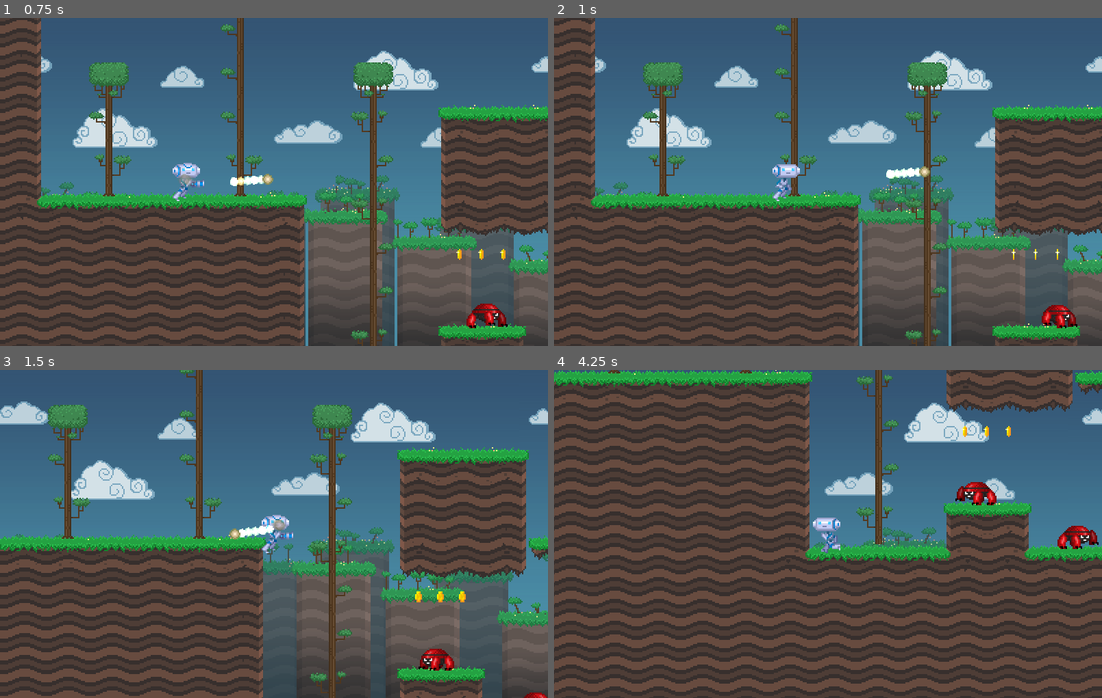
Above: before the commit, frames 1-4 (two rows, left to right).
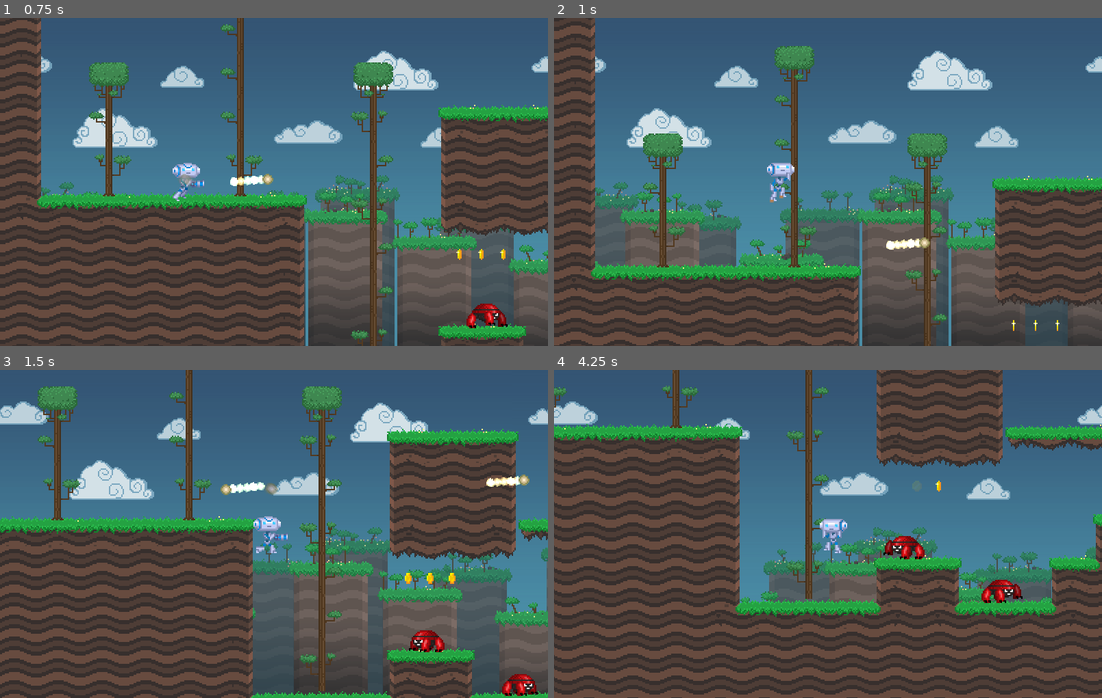
Above: after the commit, the same moments.

Repository: J24556/Red-Rise
Game: Godot game, scene res://Stage.tscn
Two runs of this game, one before a commit and one after it. Both use one fixed random seed, a clock stepped at 60 frames per second and the inputs below.
Inputs (mouse positions are in pixels of both pictures, inside the frame that each line leads up to):
- Up to frame 1 (0.75 s): move the mouse to (394, 165) at 0.52 s; press the mouse at (394, 165) at 0.53 s; hold D (move_right) from 0.53 s (still down)
- Up to frame 2 (1 s): keep holding D (move_right); tap Space (jump, bound only after the commit) at 0.77 s
- Up to frame 3 (1.5 s): move the mouse to (164, 550) at 1.27 s; release D (move_right) at 1.28 s; release the mouse at (164, 550) at 1.28 s; hold A (move_left) from 1.28 s (still down); click (164, 550) at 1.35 s
- Up to frame 4 (4.25 s): tap Space (jump, bound only after the commit) at 1.52, 3.02, 3.77 s; move the mouse to (882, 461) at 2.02 s; release A (move_left) at 2.03 s; press the mouse at (882, 461) at 2.03 s; hold D (move_right) 2.03-3.53 s; move the mouse to (800, 599) at 2.77 s; release the mouse at (800, 599) at 2.78 s; click (800, 599) at 2.85 s; move the mouse to (992, 583) at 3.52 s; press the mouse at (992, 583) at 3.53 s; hold A (move_left) from 3.53 s (still down)

Frame 1 is identical in both runs. In frame 2, 37% of the frame differs, in the area x 0-100%, y 0-100%; in frame 3, 32%; in frame 4, 67%.

Commit message:
fixed layers and removed extraneous control schemes

Diff:
--- a/Stage.tscn
+++ b/Stage.tscn
@@ -50,6 +50,7 @@
 tile_set = ExtResource( 1 )
 cell_size = Vector2( 32, 32 )
 cell_quadrant_size = 4
+collision_mask = 0
 format = 1
 tile_data = PoolIntArray( 0, 2, 0, 70, 536870914, 0, 71, 10, 0, 72, 10, 0, 73, 10, 0, 74, 10, 0, 75, 10, 0, 76, 10, 0,  …(16171 unchanged characters)…
 __meta__ = {
@@ -268,7 +269,9 @@
 size_flags_vertical = 0
 text = "This is a simple demo on how to make a platformer game with Godot.\"This version uses physics and the 2D physic …(291 unchanged characters)…
 autowrap = true
+__meta__ = {
+"_edit_use_anchors_": false
+}
 
 [node name="AudioStreamPlayer" type="AudioStreamPlayer" parent="."]
 stream = ExtResource( 9 )
-autoplay = true
--- a/coin/Coin.tscn
+++ b/coin/Coin.tscn
@@ -113,6 +113,8 @@
 scale_curve = SubResource( 6 )
 
 [node name="Coin" type="Area2D"]
+collision_layer = 128
+collision_mask = 0
 script = ExtResource( 1 )
 
 [node name="Sprite" type="Sprite" parent="."]
--- a/enemy/Enemy.tscn
+++ b/enemy/Enemy.tscn
@@ -124,6 +124,8 @@
 color_ramp = SubResource( 7 )
 
 [node name="Enemy" type="RigidBody2D"]
+collision_layer = 16
+collision_mask = 37
 mode = 2
 physics_material_override = SubResource( 1 )
 contacts_reported = 4
--- a/enemy/enemy.gd
+++ b/enemy/enemy.gd
@@ -13,7 +13,7 @@
 var direction = -1
 var anim = ""
 
-var Bullet = preload("res://player/bullet.gd")
+var Bullet = preload("res://player/player_bullet.gd")
 
 onready var rc_left = $RaycastLeft
 onready var rc_right = $RaycastRight
--- a/platform/MovingPlatform.tscn
+++ b/platform/MovingPlatform.tscn
@@ -7,6 +7,7 @@
 script = ExtResource( 1 )
 
 [node name="Platform" type="RigidBody2D" parent="."]
+collision_mask = 0
 mode = 3
 
 [node name="Sprite" type="Sprite" parent="Platform"]
--- a/platform/OneWayPlatform.tscn
+++ b/platform/OneWayPlatform.tscn
@@ -6,6 +6,7 @@
 extents = Vector2( 50, 5 )
 
 [node name="OneWayPlatform" type="StaticBody2D"]
+collision_mask = 0
 
 [node name="Sprite" type="Sprite" parent="."]
 texture = ExtResource( 1 )
--- a/player/Player.tscn
+++ b/player/Player.tscn
@@ -202,8 +202,8 @@
 length = 18.0
 
 [node name="Player" type="RigidBody2D"]
-collision_layer = 2
-collision_mask = 5
+collision_layer = 4
+collision_mask = 969
 mode = 2
 mass = 1.5
 physics_material_override = SubResource( 1 )
--- a/player/Bullet.tscn
+++ b/player/PlayerBullet.tscn
@@ -1,6 +1,6 @@
 [gd_scene load_steps=7 format=2]
 
-[ext_resource path="res://player/bullet.gd" type="Script" id=1]
+[ext_resource path="res://player/player_bullet.gd" type="Script" id=1]
 [ext_resource path="res://player/bullet.png" type="Texture" id=2]
 
 [sub_resource type="CanvasItemMaterial" id=1]
@@ -60,9 +60,9 @@
 "values": [ Color( 1, 1, 1, 1 ), Color( 1, 1, 1, 0 ) ]
 }
 
-[node name="Bullet" type="Area2D"]
-collision_layer = 8
-collision_mask = 5
+[node name="PlayerBullet" type="Area2D"]
+collision_layer = 32
+collision_mask = 0
 script = ExtResource( 1 )
 
 [node name="Particles2D" type="Particles2D" parent="."]
--- a/player/player.gd
+++ b/player/player.gd
@@ -44,7 +44,7 @@
 var airborne_time = 1e20
 var shoot_time = 1e20
 
-var Bullet = preload("res://player/Bullet.tscn")
+var Bullet = preload("res://player/PlayerBullet.tscn")
 var Enemy = preload("res://enemy/Enemy.tscn")
 
 onready var sound_jump = $SoundJump
--- a/project.godot
+++ b/project.godot
@@ -12,7 +12,7 @@
 "base": "Area2D",
 "class": "Bullet",
 "language": "GDScript",
-"path": "res://player/bullet.gd"
+"path": "res://player/player_bullet.gd"
 }, {
 "base": "Area2D",
 "class": "Coin",
@@ -101,44 +101,64 @@
 
 [input]
 
+ui_right={
+"deadzone": 0.5,
+"events": [ Object(InputEventKey,"resource_local_to_scene":false,"resource_name":"","device":0,"alt":false,"shift":false,"control":false,"meta":false,"command":false,"pressed":false,"scancode":16777233,"unicode":0,"echo":false,"script":null)
+ ]
+}
+ui_up={
+"deadzone": 0.5,
+"events": [ Object(InputEventKey,"resource_local_to_scene":false,"resource_name":"","device":0,"alt":false,"shift":false,"control":false,"meta":false,"command":false,"pressed":false,"scancode":16777232,"unicode":0,"echo":false,"script":null)
+ ]
+}
+ui_down={
+"deadzone": 0.5,
+"events": [ Object(InputEventKey,"resource_local_to_scene":false,"resource_name":"","device":0,"alt":false,"shift":false,"control":false,"meta":false,"command":false,"pressed":false,"scancode":16777234,"unicode":0,"echo":false,"script":null)
+ ]
+}
 jump={
 "deadzone": 0.5,
-"events": [ Object(InputEventKey,"resource_local_to_scene":false,"resource_name":"","device":0,"alt":false,"shift":false,"control":false,"meta":false,"command":false,"pressed":false,"scancode":16777232,"unicode":0,"echo":false,"script":null)
-, Object(InputEventJoypadButton,"resource_local_to_scene":false,"resource_name":"","device":0,"button_index":0,"pressure":0.0,"pressed":false,"script":null)
-, Object(InputEventKey,"resource_local_to_scene":false,"resource_name":"","device":0,"alt":false,"shift":false,"control":false,"meta":false,"command":false,"pressed":false,"scancode":87,"unicode":0,"echo":false,"script":null)
+"events": [ Object(InputEventKey,"resource_local_to_scene":false,"resource_name":"","device":0,"alt":false,"shift":false,"control":false,"meta":false,"command":false,"pressed":false,"scancode":32,"unicode":0,"echo":false,"script":null)
  ]
 }
 move_left={
 "deadzone": 0.5,
-"events": [ Object(InputEventKey,"resource_local_to_scene":false,"resource_name":"","device":0,"alt":false,"shift":false,"control":false,"meta":false,"command":false,"pressed":false,"scancode":16777231,"unicode":0,"echo":false,"script":null)
-, Object(InputEventJoypadButton,"resource_local_to_scene":false,"resource_name":"","device":0,"button_index":14,"pressure":0.0,"pressed":false,"script":null)
-, Object(InputEventKey,"resource_local_to_scene":false,"resource_name":"","device":0,"alt":false,"shift":false,"control":false,"meta":false,"command":false,"pressed":false,"scancode":65,"unicode":0,"echo":false,"script":null)
-, Object(InputEventJoypadMotion,"resource_local_to_scene":false,"resource_name":"","device":0,"axis":0,"axis_value":-1.0,"script":null)
+"events": [ Object(InputEventKey,"resource_local_to_scene":false,"resource_name":"","device":0,"alt":false,"shift":false,"control":false,"meta":false,"command":false,"pressed":false,"scancode":65,"unicode":0,"echo":false,"script":null)
  ]
 }
 move_right={
 "deadzone": 0.5,
-"events": [ Object(InputEventKey,"resource_local_to_scene":false,"resource_name":"","device":0,"alt":false,"shift":false,"control":false,"meta":false,"command":false,"pressed":false,"scancode":16777233,"unicode":0,"echo":false,"script":null)
-, Object(InputEventJoypadButton,"resource_local_to_scene":false,"resource_name":"","device":0,"button_index":15,"pressure":0.0,"pressed":false,"script":null)
-, Object(InputEventKey,"resource_local_to_scene":false,"resource_name":"","device":0,"alt":false,"shift":false,"control":false,"meta":false,"command":false,"pressed":false,"scancode":68,"unicode":0,"echo":false,"script":null)
-, Object(InputEventJoypadMotion,"resource_local_to_scene":false,"resource_name":"","device":0,"axis":0,"axis_value":1.0,"script":null)
+"events": [ Object(InputEventKey,"resource_local_to_scene":false,"resource_name":"","device":0,"alt":false,"shift":false,"control":false,"meta":false,"command":false,"pressed":false,"scancode":68,"unicode":0,"echo":false,"script":null)
  ]
 }
 shoot={
 "deadzone": 0.5,
-"events": [ Object(InputEventKey,"resource_local_to_scene":false,"resource_name":"","device":0,"alt":false,"shift":false,"control":false,"meta":false,"command":false,"pressed":false,"scancode":32,"unicode":0,"echo":false,"script":null)
-, Object(InputEventJoypadButton,"resource_local_to_scene":false,"resource_name":"","device":0,"button_index":2,"pressure":0.0,"pressed":false,"script":null)
-, Object(InputEventKey,"resource_local_to_scene":false,"resource_name":"","device":0,"alt":false,"shift":false,"control":false,"meta":false,"command":false,"pressed":false,"scancode":90,"unicode":0,"echo":false,"script":null)
-, Object(InputEventJoypadButton,"resource_local_to_scene":false,"resource_name":"","device":0,"button_index":7,"pressure":0.0,"pressed":false,"script":null)
-, Object(InputEventMouseButton,"resource_local_to_scene":false,"resource_name":"","device":0,"alt":false,"shift":false,"control":false,"meta":false,"command":false,"button_mask":0,"position":Vector2( 0, 0 ),"global_position":Vector2( 0, 0 ),"factor":1.0,"button_index":1,"pressed":false,"doubleclick":false,"script":null)
+"events": [ Object(InputEventMouseButton,"resource_local_to_scene":false,"resource_name":"","device":0,"alt":false,"shift":false,"control":false,"meta":false,"command":false,"button_mask":0,"position":Vector2( 0, 0 ),"global_position":Vector2( 0, 0 ),"factor":1.0,"button_index":1,"pressed":false,"doubleclick":false,"script":null)
  ]
 }
 spawn={
 "deadzone": 0.5,
 "events": [ Object(InputEventKey,"resource_local_to_scene":false,"resource_name":"","device":0,"alt":false,"shift":false,"control":false,"meta":false,"command":false,"pressed":false,"scancode":16777244,"unicode":0,"echo":false,"script":null)
-, Object(InputEventJoypadButton,"resource_local_to_scene":false,"resource_name":"","device":0,"button_index":11,"pressure":0.0,"pressed":false,"script":null)
  ]
 }
+dash={
+"deadzone": 0.5,
+"events": [ Object(InputEventMouseButton,"resource_local_to_scene":false,"resource_name":"","device":0,"alt":false,"shift":false,"control":false,"meta":false,"command":false,"button_mask":0,"position":Vector2( 0, 0 ),"global_position":Vector2( 0, 0 ),"factor":1.0,"button_index":2,"pressed":false,"doubleclick":false,"script":null)
+ ]
+}
+
+[layer_names]
+
+2d_physics/layer_1="Wall"
+2d_physics/layer_2="Player Hitbox"
+2d_physics/layer_3="Player Hurtbox"
+2d_physics/layer_4="Enemy Hitbox"
+2d_physics/layer_5="Enemy Hurtbox"
+2d_physics/layer_6="Player Bullet"
+2d_physics/layer_7="Enemy Bullet"
+2d_physics/layer_8="Item"
+2d_physics/layer_9="Hazard"
+2d_physics/layer_10="Trigger"
 
 [physics]
 
Renamed: player/bullet.gd -> player/player_bullet.gd
